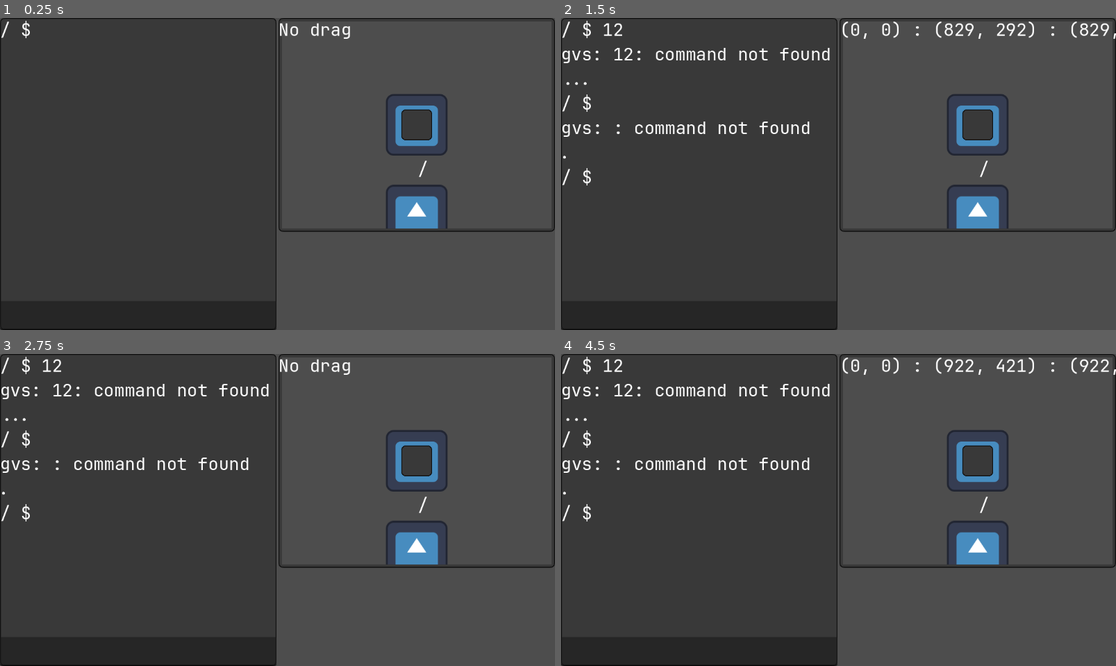
Above: before the commit, frames 1-4 (two rows, left to right).
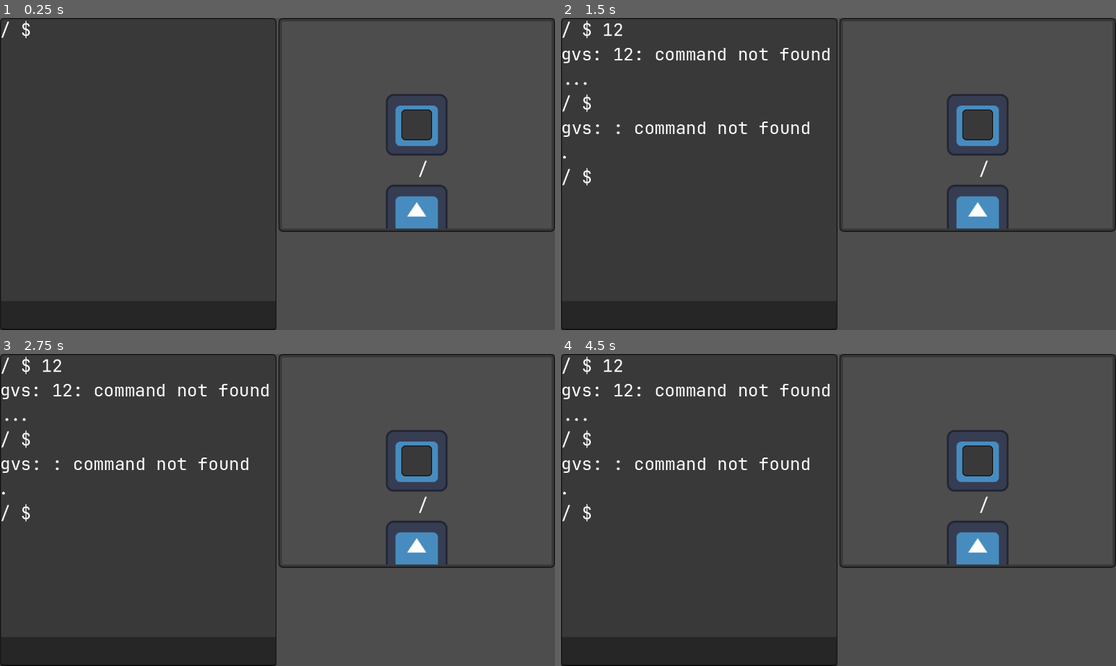
Above: after the commit, the same moments.

Repository: Curtis-Barnhart/GVS
Game: Godot game, scene res://Main.tscn
Same seed, same stepped clock (60 frames per second), same inputs: the game is played once before the commit and once after it. The engine's default icon, where the game draws it, is replaced by a stand-in: a white triangle on a blue panel in a dark square.
Inputs (mouse positions are in pixels of both pictures, inside the frame that each line leads up to):
- Up to frame 1 (0.25 s): no input
- Up to frame 2 (1.5 s): click (699, 314) at 0.52 s; type "12" at 0.6 s; tap Enter at 1.25, 1.35 s; move the mouse to (960, 158) at 1.27 s; click (960, 158) at 1.42 s
- Up to frame 3 (2.75 s): tap Space at 2 s; drag from (166, 525) to (416, 460) at 2.02 s
- Up to frame 4 (4.5 s): tap Enter at 2.75, 2.85, 4.25, 4.35 s; move the mouse to (894, 441) at 2.77 s; click (894, 441) at 2.92 s; tap Space at 3.5 s; drag from (810, 572) to (977, 550) at 3.52 s; move the mouse to (1005, 556) at 4.27 s; click (1005, 556) at 4.42 s

The runs differ from the first frame. In frame 1, 0.2% of the frame differs, in the area x 50-64%, y 1-7%; in frame 2, 0.5%, in the area x 50-100%, y 1-7%; in frame 3, 0.2%; in frame 4, 0.5%.

Commit message:
changes to satisfy the GDScript linter (so I can see legitimate warnings in it). Almost entirely variable name changes.

Diff:
--- a/gvm/filesystem/fs_dir.gd
+++ b/gvm/filesystem/fs_dir.gd
@@ -12,9 +12,9 @@
 var files: Array[FSFile] = []
 
 
-func _init(name: String, parent: FSDir) -> void:
-    self.name = name
-    self.parent = parent
+func _init(d_name: String, d_parent: FSDir) -> void:
+    self.name = d_name
+    self.parent = d_parent
 
 
 func get_path() -> FSPath:
@@ -24,20 +24,20 @@
     return self.parent.get_path().compose(FSPath.new([self.name]))
 
 
-func local_dir(name: String) -> FSDir:
+func local_dir(local_name: String) -> FSDir:
     for d in self.subdirs:
-        if d.name == name:
+        if d.name == local_name:
             return d
-    if name == "..":
+    if local_name == "..":
         return self.parent
-    if name == ".":
+    if local_name == ".":
         return self
     return null
 
 
-func local_file(name: String) -> FSFile:
+func local_file(local_name: String) -> FSFile:
     for f in self.files:
-        if f.name == name:
+        if f.name == local_name:
             return f
     return null
 
--- a/gvm/filesystem/fs_manager.gd
+++ b/gvm/filesystem/fs_manager.gd
@@ -86,7 +86,8 @@
 
     p = contain_dir.get_path().extend(new_dir_name)
     contain_dir.subdirs.push_back(FSDir.new(new_dir_name, contain_dir))
-    emit_signal("created_dir", p)
+    self.created_dir.emit(p)
+    #emit_signal("created_dir", p)
     return true
 
 
@@ -121,7 +122,8 @@
     # TODO: I'm sure there's a method to remove it directly?
     var i: int = parent.subdirs.find(dir)
     parent.subdirs.remove_at(i)
-    emit_signal("removed_dir", p)
+    self.removed_dir.emit(p)
+    #emit_signal("removed_dir", p)
     return true
 
 
--- a/gvm/filesystem/fs_path.gd
+++ b/gvm/filesystem/fs_path.gd
@@ -50,9 +50,9 @@
     return FSPath.new(self._segments + PackedStringArray([name]))
 
 
-func as_string(abs: bool = true) -> String:
+func as_string(absolute: bool = true) -> String:
     if self.degen():
         return "/"
-    if abs:
+    if absolute:
         return "/" + "/".join(self._segments)
     return "/".join(self._segments)
--- a/gvm/filesystem/ui/FSViewport.tscn
+++ b/gvm/filesystem/ui/FSViewport.tscn
@@ -1,13 +1,8 @@
-[gd_scene load_steps=6 format=3 uid="uid://dsws7i3ntxerw"]
+[gd_scene load_steps=4 format=3 uid="uid://dsws7i3ntxerw"]
 
-[ext_resource type="FontFile" uid="uid://cgett34sxgpkt" path="res://shared/JetBrainsMonoNerdFontMono-Regular.ttf" id="1_06ei5"]
 [ext_resource type="Texture2D" uid="uid://b7uj3kp3b0l3c" path="res://shared/grey_box.png" id="1_bbg0k"]
 [ext_resource type="Script" path="res://gvm/filesystem/ui/sub_viewport_container.gd" id="2_ly32g"]
 [ext_resource type="PackedScene" uid="uid://b6cxarc58vq0a" path="res://gvm/filesystem/ui/graph/FSGraph.tscn" id="3_sl6xo"]
-
-[sub_resource type="LabelSettings" id="LabelSettings_3f43j"]
-font = ExtResource("1_06ei5")
-font_size = 36
 
 [node name="FsView" type="NinePatchRect"]
 anchors_preset = 15
@@ -47,11 +42,4 @@
 
 [node name="FSGraph" parent="SubViewportContainer/SubViewport" instance=ExtResource("3_sl6xo")]
 
-[node name="Label" type="Label" parent="."]
-layout_mode = 0
-offset_right = 605.0
-offset_bottom = 48.0
-text = "Label - child of FsView"
-label_settings = SubResource("LabelSettings_3f43j")
-
 [connection signal="mouse_exited" from="SubViewportContainer" to="SubViewportContainer" method="_on_mouse_exited"]
--- a/gvm/filesystem/ui/graph/fs_graph.gd
+++ b/gvm/filesystem/ui/graph/fs_graph.gd
@@ -88,5 +88,5 @@
 
 
 # Called every frame. 'delta' is the elapsed time since the previous frame.
-func _process(delta: float) -> void:
+func _process(_delta: float) -> void:
     pass
--- a/gvm/filesystem/ui/graph/fsg_dir.gd
+++ b/gvm/filesystem/ui/graph/fsg_dir.gd
@@ -77,5 +77,5 @@
 
 
 # Called every frame. 'delta' is the elapsed time since the previous frame.
-func _process(delta: float) -> void:
+func _process(_delta: float) -> void:
     pass
--- a/gvm/filesystem/ui/sub_viewport_container.gd
+++ b/gvm/filesystem/ui/sub_viewport_container.gd
@@ -1,7 +1,6 @@
 extends SubViewportContainer
 
 @onready var cam: Camera2D = $SubViewport/Camera2D
-@onready var label: Label = self.get_parent().find_child("Label")
 var camera_origin: Vector2
 var click_down: Vector2 = Vector2.ZERO
 var drag: bool = false
@@ -30,9 +29,6 @@
 
 
 # Called every frame. 'delta' is the elapsed time since the previous frame.
-func _process(delta: float) -> void:
+func _process(_delta: float) -> void:
     if self.drag:
-        self.label.text = " : ".join([str(self.camera_origin), str(self.get_global_mouse_position()), str(self.click_down)])
         self.cam.position = self.camera_origin - (self.get_global_mouse_position() - self.click_down)
-    else:
-        self.label.text = "No drag"
--- a/gvm/process/process.gd
+++ b/gvm/process/process.gd
@@ -11,17 +11,17 @@
 
 
 func _init(
-    fs_manager: FSManager,
-    stdin: IOQueue,
-    stdout: IOQueue,
-    vargs: PackedStringArray,
-    cwd: FSPath
+    filesystem_manager: FSManager,
+    standard_in: IOQueue,
+    standard_out: IOQueue,
+    arguments: PackedStringArray,
+    cur_work_dir: FSPath
 ) -> void:
-    self.fs_man = fs_manager
-    self.stdin = stdin
-    self.stdout = stdout
-    self.vargs = vargs
-    self.cwd = cwd
+    self.fs_man = filesystem_manager
+    self.stdin = standard_in
+    self.stdout = standard_out
+    self.vargs = arguments
+    self.cwd = cur_work_dir
 
 
 func run() -> int:
--- a/gvm/shell/gv_shell.gd
+++ b/gvm/shell/gv_shell.gd
@@ -45,9 +45,9 @@
 
     ## Overrides IOQueue's write method to write immediately to history Label.
     ##
-    ## @param str: message to write to the history Label.
-    func write(str: String) -> void:
-        self.shell.history.text += str
+    ## @param message: message to write to the history Label.
+    func write(message: String) -> void:
+        self.shell.history.text += message
         self.shell.scroll_frames = 1
 
 
@@ -72,7 +72,7 @@
 ## Every frame we scroll down if scroll_frames has been set.
 ##
 ## @param delta: elapsed time since the previous frame.
-func _process(delta: float) -> void:
+func _process(_delta: float) -> void:
     if self.scroll_frames > 0:
         self.scroll.scroll_vertical = 999999
         self.scroll_frames -= 1
@@ -93,12 +93,12 @@
         # is actually totally reasonable and could be done eventually.
         ["cd"]:
             self.CWD = FSPath.new([])
-            emit_signal("cwd_changed", self.CWD)
+            self.cwd_changed.emit(self.CWD)
         ["cd", var where]:
             var loc: FSPath = self.CWD.compose(FSPath.new(where.split("/")))
             if self.fs_man.contains_dir(loc):
                 self.CWD = self.fs_man.reduce_path(loc)
-                emit_signal("cwd_changed", self.CWD)
+                self.cwd_changed.emit(self.CWD)
             elif self.fs_man.contains_file(loc):
                 self.history.text += "-gvs: cd: %s: Not a directory\n"
             else:
@@ -141,7 +141,7 @@
             self.get_tree().quit(0)
         ["pwd", ..]:
             self.history.text += self.CWD.as_string() + "\n"
-        var huh:
+        _:
             self.history.text += "gvs: %s: command not found...\n" % " ".join(input)
 
     self.prompt.clear()
--- a/gvm/shell/prompt.gd
+++ b/gvm/shell/prompt.gd
@@ -15,7 +15,7 @@
         and event.keycode == KEY_ENTER
         and self.get_viewport().gui_get_focus_owner() == self
     ):
-        emit_signal("user_entered")
+        self.user_entered.emit()
         get_viewport().set_input_as_handled()
 
 
@@ -25,5 +25,5 @@
 
 
 # Called every frame. 'delta' is the elapsed time since the previous frame.
-func _process(delta: float) -> void:
+func _process(_delta: float) -> void:
     pass
--- a/gvm/util/io_queue.gd
+++ b/gvm/util/io_queue.gd
@@ -10,13 +10,13 @@
     return false
 
 
-func find(str: String) -> int:
+func find(message: String) -> int:
     var index: int = 0
 
-    for message in self.data:
-        var contain: int = message.find(str)
+    for element in self.data:
+        var contain: int = element.find(message)
         if contain == -1:
-            index += len(message)
+            index += len(element)
             continue
         else:
             return index + contain
@@ -24,44 +24,43 @@
     return -1
 
 
-func write(str: String) -> void:
-    self.data.push_back(str)
+func write(message: String) -> void:
+    self.data.push_back(message)
 
 
-func read_until(str: String) -> String:
-    var found: int = self.find(str)
+func read_until(message: String) -> String:
+    var found: int = self.find(message)
     if found == -1:
         return ""
-    return self.unchecked_read(found + len(str))
+    return self.unchecked_read(found + len(message))
 
 
-func read(ct: int = 1) -> String:
-    assert(ct > 0)
+func read(count: int = 1) -> String:
+    assert(count > 0)
 
-    if self.size() < ct:
+    if self.size() < count:
         return ""
 
-    var str_buf: PackedStringArray = []
-    return self.unchecked_read(ct)
+    return self.unchecked_read(count)
 
 
 func size() -> int:
     var acc: int = 0
-    for str in self.data:
-        acc += len(str)
+    for message in self.data:
+        acc += len(message)
     return acc
 
 
-func unchecked_read(ct: int = 1) -> String:
-    assert(ct > 0)
+func unchecked_read(count: int = 1) -> String:
+    assert(count > 0)
     var str_buf: PackedStringArray = []
-    while ct > 0:
+    while count > 0:
         if self.is_empty():
             break
 
-        if len(self.data[0]) > ct:
-            str_buf.push_back(self.data[0].substr(0, ct))
-            self.data[0] = self.data[0].substr(ct)
+        if len(self.data[0]) > count:
+            str_buf.push_back(self.data[0].substr(0, count))
+            self.data[0] = self.data[0].substr(count)
         else:
             str_buf.push_back(self.data[0])
             self.data.remove_at(0)
--- a/main.gd
+++ b/main.gd
@@ -11,10 +11,6 @@
 # This feels like very bad practice
 @onready var prompt = $GvShell/ScrollContainer/VBoxContainer/Prompt
 @onready var ViewpointContainer = $Right/FsViewport/SubViewportContainer
-
-## A reference to the child FSViewport instance - the visual interface
-## for the user.
-@onready var FSViewport = $FsViewport
 
 
 ## It would be helpful to be able to forward user input to the
--- a/narrator/narrator.gd
+++ b/narrator/narrator.gd
@@ -7,5 +7,5 @@
 
 
 # Called every frame. 'delta' is the elapsed time since the previous frame.
-func _process(delta: float) -> void:
+func _process(_delta: float) -> void:
     pass
